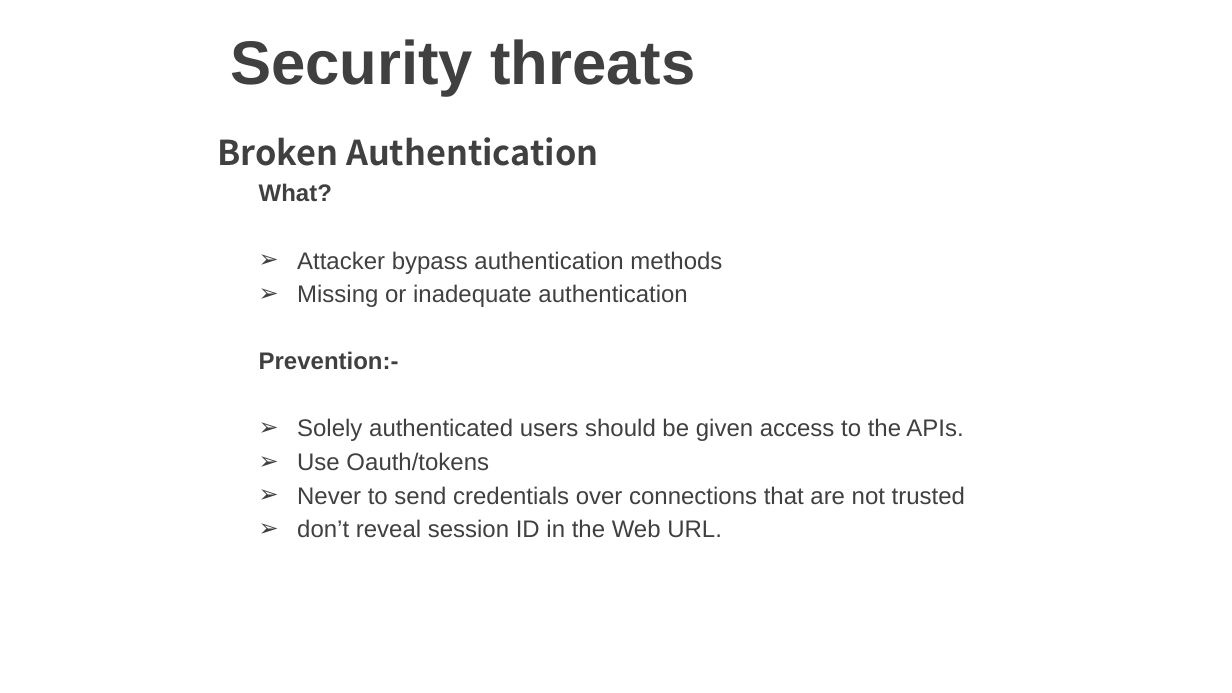
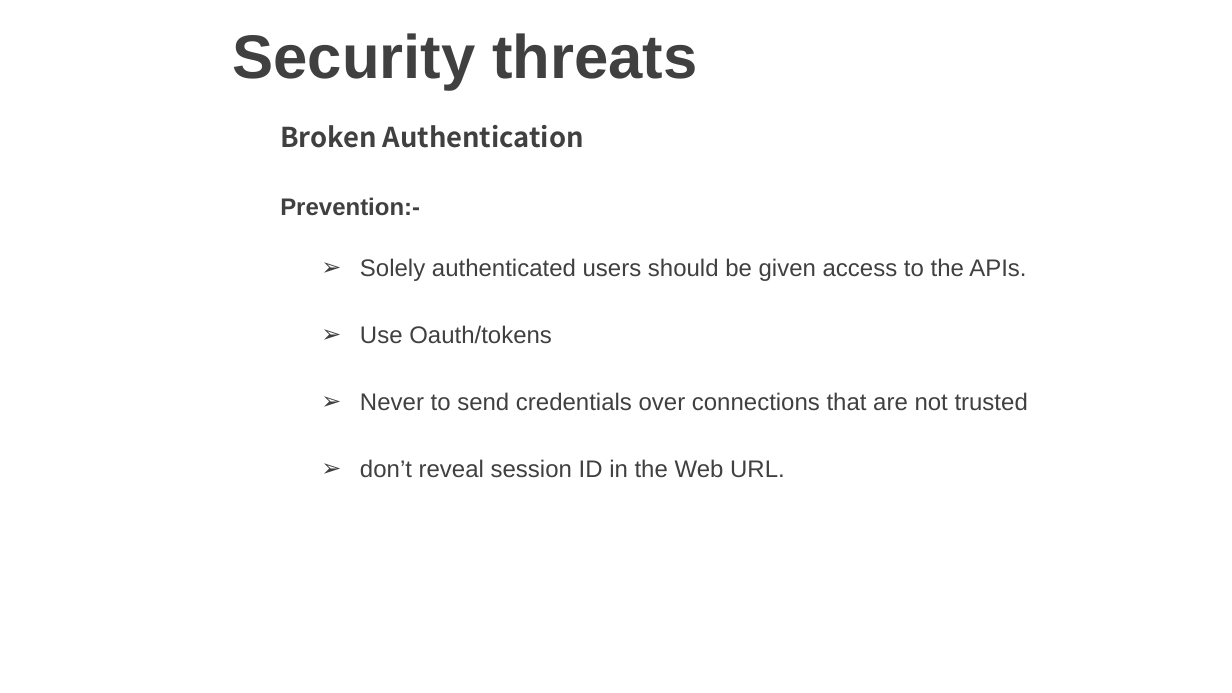
Before and after one commit to vgyureka/DotNetBig, a slide deck: slide 11 of webapiSecurity.pptx (slide 10 before the commit). Drawn at 1232x693 pixels with LibreOffice and Linux fonts; fonts in the diff are those of the drawing; background and template pictures are left out. Boxes give left, top, right and bottom in pixels: in the first picture for what was removed or moved away, otherwise in the second. Text is boxed around its words. In the diff, an @@ line names an element or a change of style, - is before the commit and + after.

Commit message:
Add files via upload
web api security - 11 MARCH 2019

```diff
--- a/webapiSecurity.pptx
+++ b/webapiSecurity.pptx
@@ title "Security threats": place and size @@
-title "Security threats" at <box>230,39,695,95</box>
+title "Security threats" at <box>232,33,697,90</box>
@@ text "Broken Authentication": place and size @@
-text "Broken Authentication" at <box>217,137,598,166</box>
+text "Broken Authentication" at <box>280,125,584,215</box>
@@ text at <box>280,125,584,148</box>: size 20 to 16 pt in "Broken Authentication" @@
@@ text at <box>259,183,722,370</box>: paragraphs removed @@
-What?
-➢ Attacker bypass authentication methods
-➢ Missing or inadequate authentication
-Prevention:-
@@ text at <box>280,197,420,215</box>: paragraph added @@
+Prevention:-
@@ text "Solely authenticated users should be ...": place and size @@
-text "Solely authenticated users should be ..." at <box>259,183,965,538</box>
+text "Solely authenticated users should be ..." at <box>360,258,1028,478</box>
```
Also in this commit, not shown: 7 other slides changed, 4 slides added.
